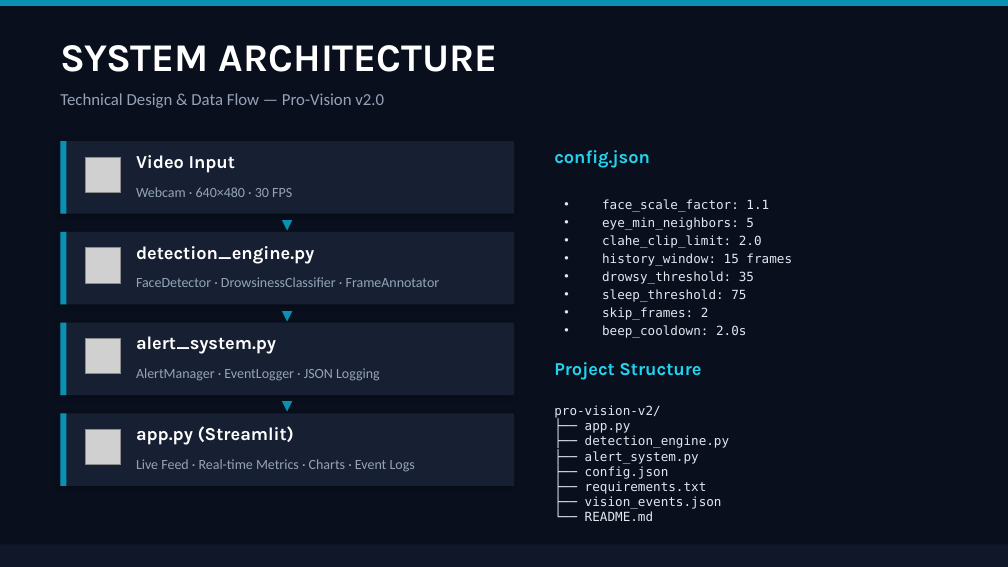
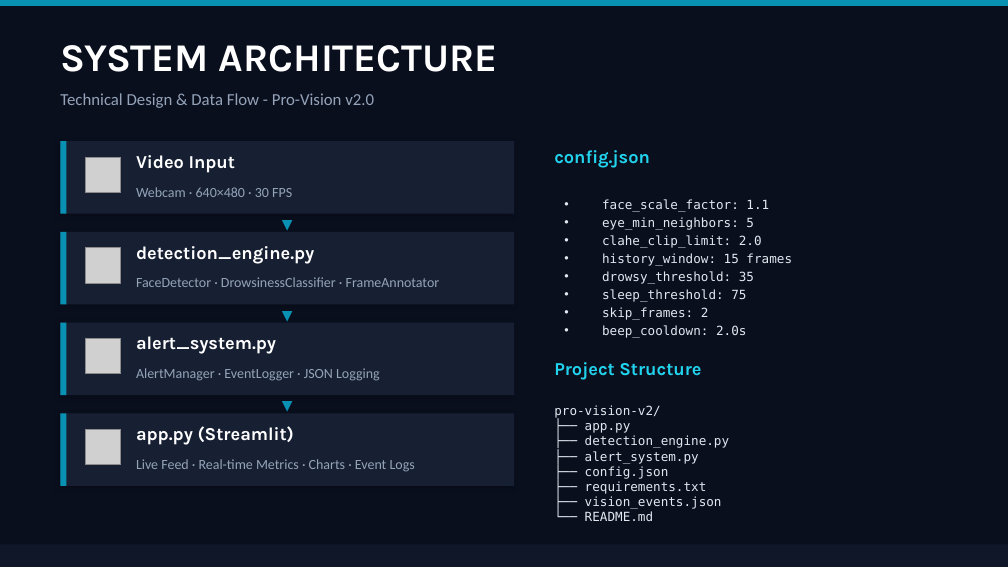
Before and after one commit to najzdev/Sleep-Alert-Car-Camera-Image-Classification-System, a slide deck: slide 4 of Sleep-Alert-Car-Camera-Image-Classification-System.pptx. Drawn at 1008x567 pixels with LibreOffice and Linux fonts; fonts in the diff are those of the drawing; grey boxes stand for pictures. Boxes give left, top, right and bottom in pixels: in the first picture for what was removed or moved away, otherwise in the second. Text is boxed around its words. In the diff, an @@ line names an element or a change of style, - is before the commit and + after.

```diff
--- a/Sleep-Alert-Car-Camera-Image-Classification-System.pptx
+++ b/Sleep-Alert-Car-Camera-Image-Classification-System.pptx
@@ text at <box>60,93,374,108</box>: text changed @@
-Technical Design & Data Flow — Pro-Vision v2.0
+Technical Design & Data Flow - Pro-Vision v2.0
```
Also in this commit, not shown: 9 other slides changed.
